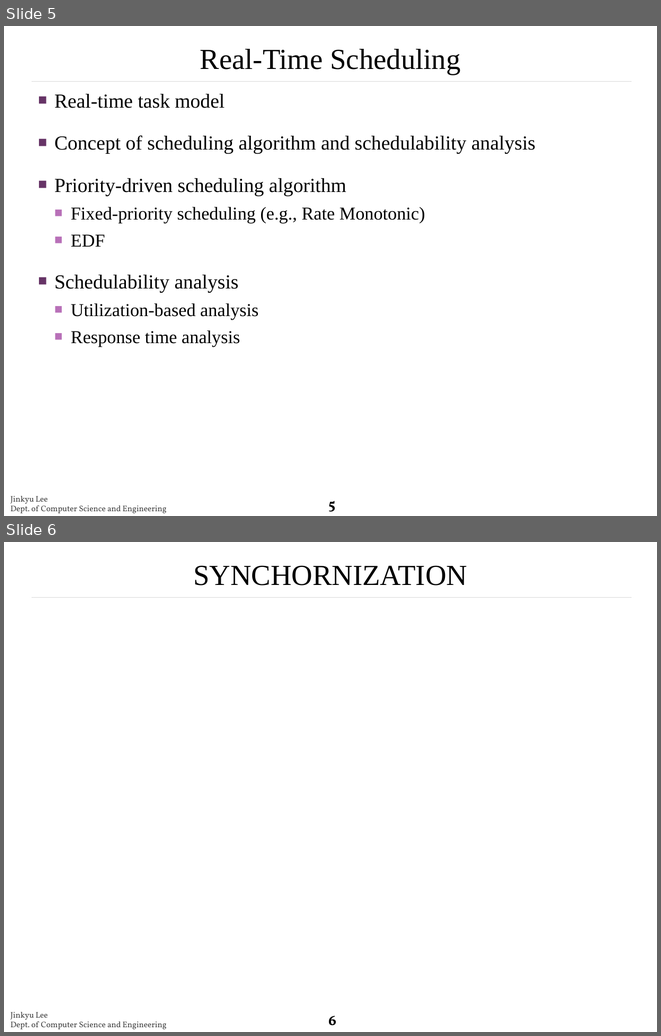
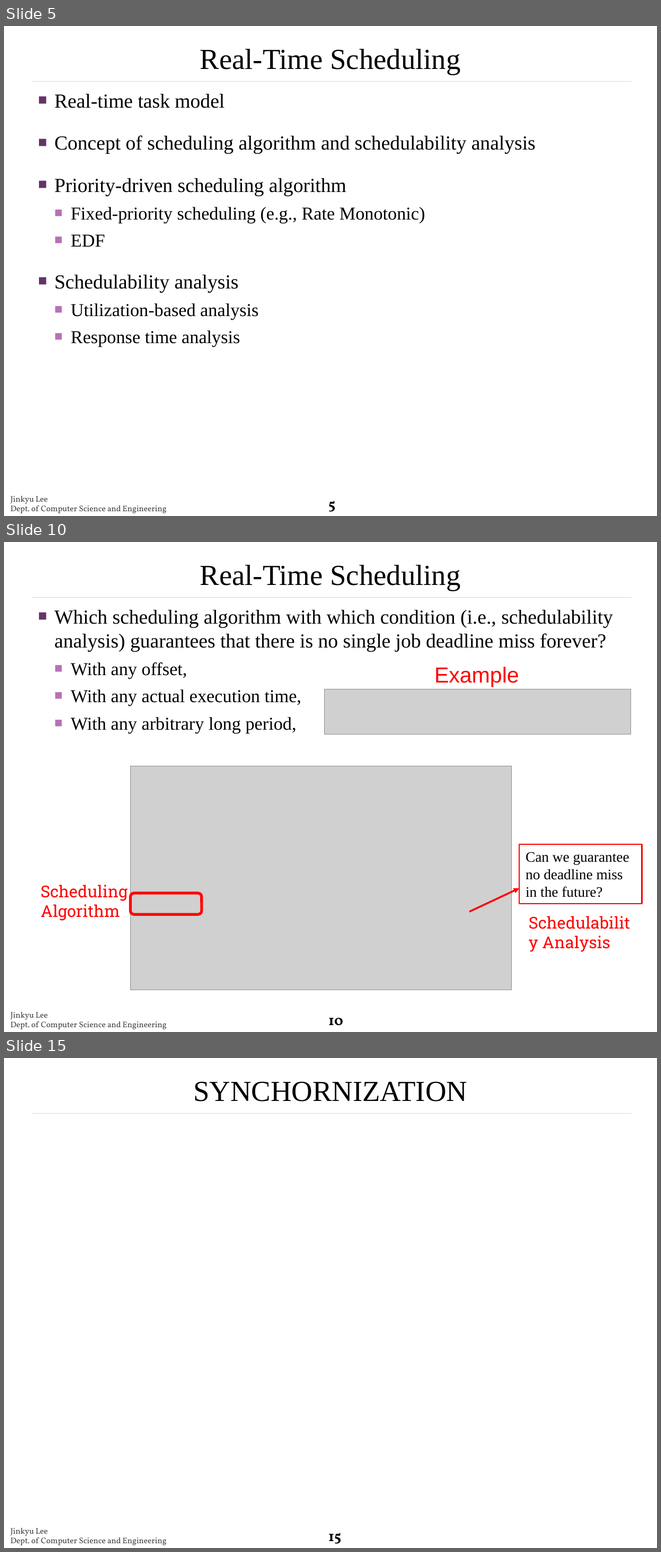
Before and after one commit to rtclskku/website, a slide deck: papers/2.pptx. Shown one above the other, each under a label of ours: slides 5 and 6 before the commit, slides 5, 10 and 15 after it; the slides between them are not shown. The pictures are 661x1036 and 661x1552 pixels, drawn with LibreOffice and Linux fonts; fonts in the diff are those of the drawing; grey boxes stand for pictures; background and template pictures are left out. Boxes give left, top, right and bottom in pixels: in the first picture for what was removed or moved away, otherwise in the second. Text is boxed around its words. In the diff, an @@ line names an element or a change of style, - is before the commit and + after.

```diff
--- a/papers/2.pptx
+++ b/papers/2.pptx
@@ slide 10 added at [4, 542, 657, 1032], background #FFFFFF; not listed: 3 template elements that a slide beside it also shows @@
@@ title added at [200, 565, 460, 591], 32 pt, text #000000 @@
+Real-Time Scheduling
@@ text added at [54, 610, 613, 733], 22 pt, text #000000 @@
+■ Which scheduling algorithm with which condition (i.e., schedulability analysis) guarantees that there is no single job deadline miss forever?
+  ■ With any offset,
+  ■ With any actual execution time,
+  ■ With any arbitrary long period,
@@ text added at [434, 667, 519, 687], 24 pt, text #FF0000 @@
+Example
@@ picture added at [325, 689, 631, 734] @@
@@ picture added at [131, 766, 511, 990] @@
@@ rectangle added at [519, 844, 642, 904], outline #FF0000 1.5 pt, 16 pt, text #000000 @@
+Can we guarantee no deadline miss in the future?
@@ text added at [41, 884, 127, 920], 18 pt, text #FF0000 @@
+Scheduling
+Algorithm
@@ arrow added from (469, 911) to (519, 888), #FF0000 2 pt @@
@@ rounded rectangle added at [131, 893, 202, 914], outline #FF0000 3 pt @@
@@ text added at [542, 935, 610, 952], 18 pt, text #FF0000 @@
+Schedulability Analysis
@@ what was slide 6 is now slide 15 @@
@@ page number at [328, 1532, 341, 1543]: text changed @@
-6
+15
```
Also in this commit, not shown: 9 slides changed, 11 other slides added.
